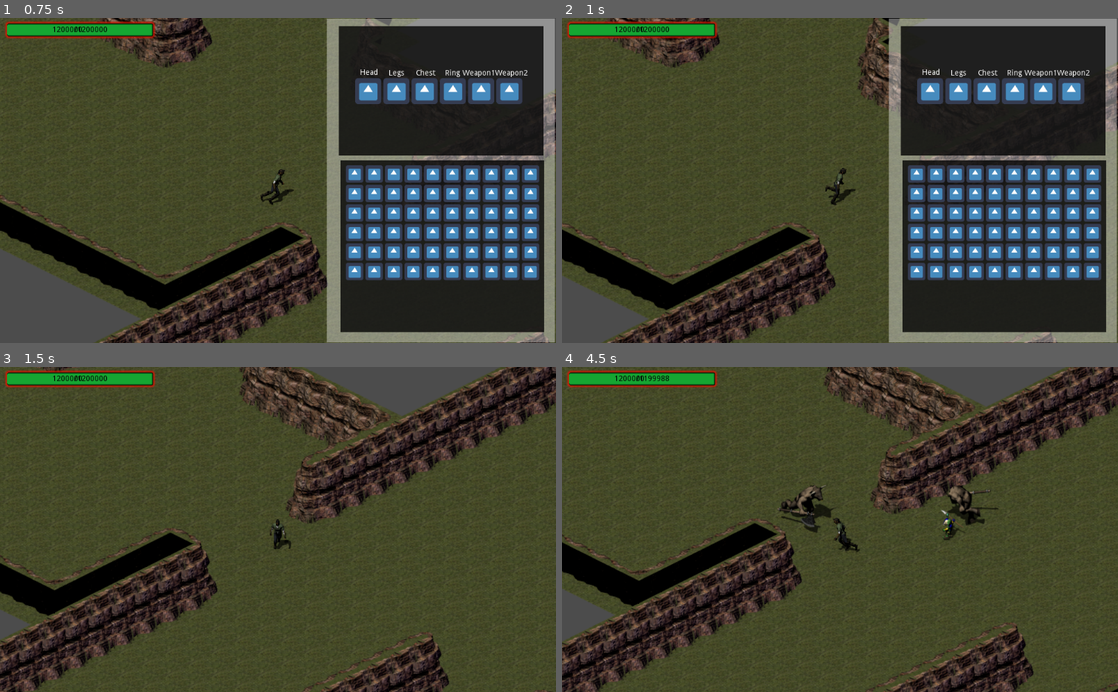
Above: before the commit, frames 1-4 (two rows, left to right).
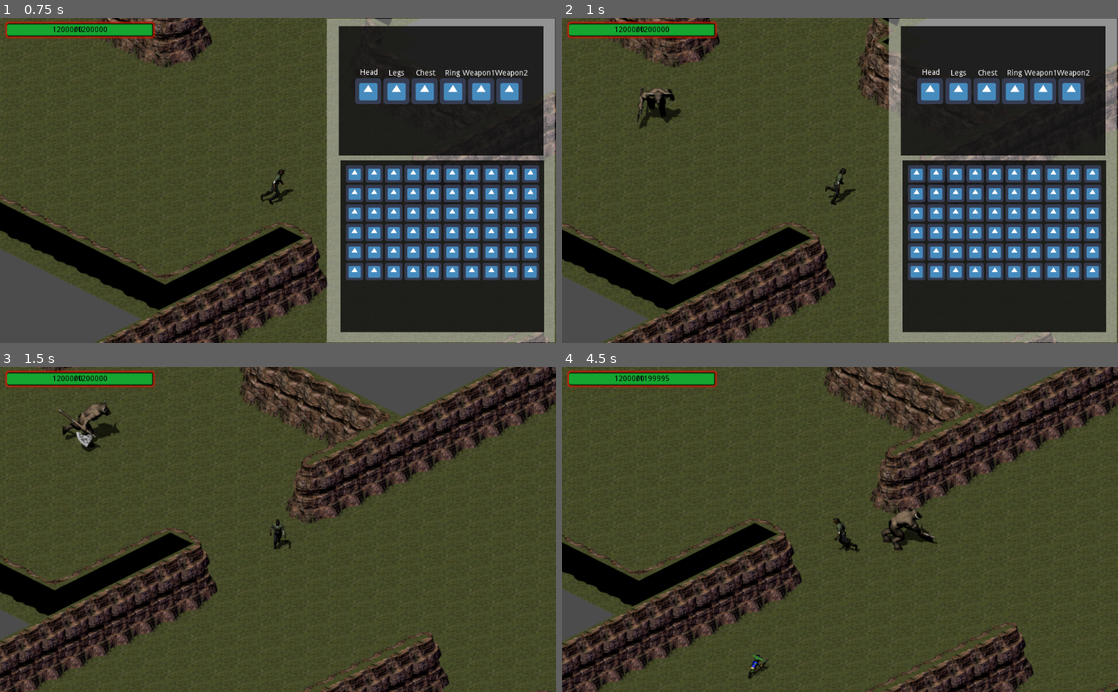
Above: after the commit, the same moments.

Repository: bluewolf44/2021_DTE_Project
Game: Godot game, scene res://Scenes/World.tscn
Two runs of this game, one before a commit and one after it. Both use one fixed random seed, a clock stepped at 60 frames per second and the inputs below. The engine's default icon, where the game draws it, is replaced by a stand-in: a white triangle on a blue panel in a dark square.
Inputs (mouse positions are in pixels of both pictures, inside the frame that each line leads up to):
- Up to frame 1 (0.75 s): tap Enter at 0.5 s; move the mouse to (400, 164) at 0.52 s; hold D (Move_Right) from 0.53 s (still down); tap E (E) at 0.6 s
- Up to frame 2 (1 s): keep holding D (Move_Right)
- Up to frame 3 (1.5 s): move the mouse to (166, 545) at 1.27 s; release D (Move_Right) at 1.28 s; hold S (Move_Down) from 1.28 s (still down); tap E (E) at 1.35 s
- Up to frame 4 (4.5 s): move the mouse to (895, 458) at 2.02 s; release S (Move_Down) at 2.03 s; hold D (Move_Right) 2.03-2.78 s; click (895, 458) at 2.1 s; tap E (E) at 2.3, 3.05, 3.8, 4.35 s; move the mouse to (812, 594) at 2.77 s; hold W (Move_Up) 2.78-3.53 s; tap Q (Q) at 2.85 s; move the mouse to (1006, 578) at 3.52 s; hold A (Move_Left) from 3.53 s (still down); right-click (1006, 578) at 3.6 s; move the mouse to (673, 480) at 4.27 s

Frame 1 is identical in both runs. In frame 2, 0.5% of the frame differs, in the area x 13-22%, y 21-35%; in frame 3, 0.6%; in frame 4, 1.8%, in the area x 17-79%, y 2-96%.

Commit message:
started rares

Diff:
--- a/Project/Scenes/World.tscn
+++ b/Project/Scenes/World.tscn
@@ -65,37 +65,37 @@
 0/shapes = [  ]
 0/z_index = 0
 
-[sub_resource type="ConvexPolygonShape2D" id=13]
+[sub_resource type="ConvexPolygonShape2D" id=6]
 points = PoolVector2Array( 64, 80, 32, 96, 0, 80, 64, 80 )
 
+[sub_resource type="ConvexPolygonShape2D" id=7]
+points = PoolVector2Array( 64, 80, 0, 80, 16, 64, 48, 64 )
+
 [sub_resource type="ConvexPolygonShape2D" id=8]
-points = PoolVector2Array( 64, 80, 0, 80, 16, 64, 48, 64 )
+points = PoolVector2Array( 32, 96, 16, 96, 16, 64, 32, 64 )
 
 [sub_resource type="ConvexPolygonShape2D" id=9]
-points = PoolVector2Array( 32, 96, 16, 96, 16, 64, 32, 64 )
+points = PoolVector2Array( 48, 96, 32, 96, 32, 64, 48, 64 )
 
 [sub_resource type="ConvexPolygonShape2D" id=10]
-points = PoolVector2Array( 48, 96, 32, 96, 32, 64, 48, 64 )
-
-[sub_resource type="ConvexPolygonShape2D" id=3]
 points = PoolVector2Array( 32, 96, 32, 96, 32, 80, 64, 80 )
 
-[sub_resource type="ConvexPolygonShape2D" id=4]
+[sub_resource type="ConvexPolygonShape2D" id=11]
 points = PoolVector2Array( 32, 80, 32, 96, 0, 80, 0, 80 )
 
 [sub_resource type="ConvexPolygonShape2D" id=12]
 points = PoolVector2Array( 48, 96, 16, 96, 16, 80, 48, 80 )
 
-[sub_resource type="ConvexPolygonShape2D" id=7]
+[sub_resource type="ConvexPolygonShape2D" id=13]
 points = PoolVector2Array( 64, 80, 32, 80, 32, 64, 32, 64 )
 
-[sub_resource type="ConvexPolygonShape2D" id=6]
+[sub_resource type="ConvexPolygonShape2D" id=14]
 points = PoolVector2Array( 32, 80, 16, 80, 0, 80, 32, 64 )
 
-[sub_resource type="ConvexPolygonShape2D" id=11]
+[sub_resource type="ConvexPolygonShape2D" id=15]
 points = PoolVector2Array( 48, 80, 16, 80, 16, 64, 48, 64 )
 
-[sub_resource type="TileSet" id=5]
+[sub_resource type="TileSet" id=16]
 3/name = "grassland_tiles.png 3"
 3/texture = ExtResource( 3 )
 3/tex_offset = Vector2( 0, 0 )
@@ -340,32 +340,32 @@
 
 [node name="Floor" type="TileMap" parent="."]
 mode = 1
-tile_set = SubResource( 2 )
+tile_set = SubResource( 3 )
 cell_size = Vector2( 64, 32 )
 format = 1
 
 [node name="Nav" type="Navigation2D" parent="."]
 
 [node name="Title" type="TileMap" parent="Nav"]
+mode = 1
+tile_set = SubResource( 5 )
+cell_size = Vector2( 64, 32 )
+format = 1
+
+[node name="Player" parent="." instance=ExtResource( 1 )]
+
+[node name="Drop_items" type="Node" parent="."]
+
+[node name="Enemys" type="Node" parent="."]
+
+[node name="Projectiles" type="Node" parent="."]
+
+[node name="Text" type="Node" parent="."]
+
+[node name="Wall" type="TileMap" parent="."]
 mode = 1
 tile_set = SubResource( 16 )
 cell_size = Vector2( 64, 32 )
-format = 1
-
-[node name="Player" parent="." instance=ExtResource( 1 )]
-
-[node name="Drop_items" type="Node" parent="."]
-
-[node name="Enemys" type="Node" parent="."]
-
-[node name="Projectiles" type="Node" parent="."]
-
-[node name="Text" type="Node" parent="."]
-
-[node name="Wall" type="TileMap" parent="."]
-mode = 1
-tile_set = SubResource( 5 )
-cell_size = Vector2( 64, 32 )
 show_collision = true
 format = 1
 
--- a/Project/Scripts/Enemys.gd
+++ b/Project/Scripts/Enemys.gd
@@ -61,11 +61,15 @@
 func _on_Timer_timeout():
 	can_get_hit = true
 
-func create_drop(rare = 1,stats_amount=2):
+func create_drop():
+	var rare = PlayerData.run_random({"max":100,range(60,100):0,range(25,60):1,range(8,25):2,range(4,8):3,range(1,4):4,range(1):5})
+	if rare == 0:
+		return
+
 	var item = Resource.new()
 	item.set_script(preload("res://Resource script/Item.gd"))
 	item.stats = []
-	for n in range(stats_amount):
+	for n in range(rare + 1):
 		var stat = Resource.new()
 		stat.set_script(preload("res://Resource script/Stats.gd"))
 		stat.type = randi()%5
--- a/Project/Scripts/Player_data.gd
+++ b/Project/Scripts/Player_data.gd
@@ -22,3 +22,10 @@
 
 func remove_item(data):
 	inventory[inventory.find(data)] = null
+
+func run_random(data):# data = {"max":100,range(2):"answer",range(3,8):"anweser"....
+	var numb = randi() % data["max"]
+	data.erase("max")
+	for d in data:
+		if numb in d:
+			return data[d]
--- a/Project/Scripts/World.gd
+++ b/Project/Scripts/World.gd
@@ -10,7 +10,7 @@
 func _on_Timer_timeout():
 	var enemy_instance = load("res://Scenes/Enemys/"+enemy_scenes[randi()%2]+".tscn").instance()
 	var pos = Vector2(500-randi() % 1000,500-randi() % 1000)
-	while $Floor.get_cellv(pos) != -1:
+	while $Floor.get_cellv(pos) == -1:
 		pos = Vector2(500-randi() % 1000,500-randi() % 1000)
 	enemy_instance.position = Vector2(500-randi() % 1000,500-randi() % 1000)
 	$Enemys.add_child(enemy_instance)
Not shown: 13 places in Project/Scenes/World.tscn that only renumber resources
